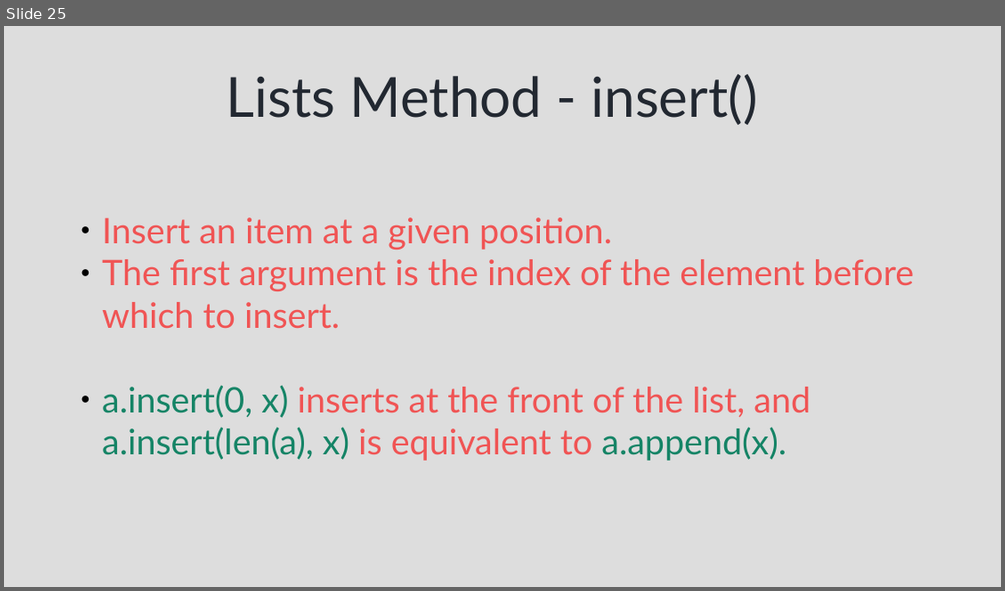
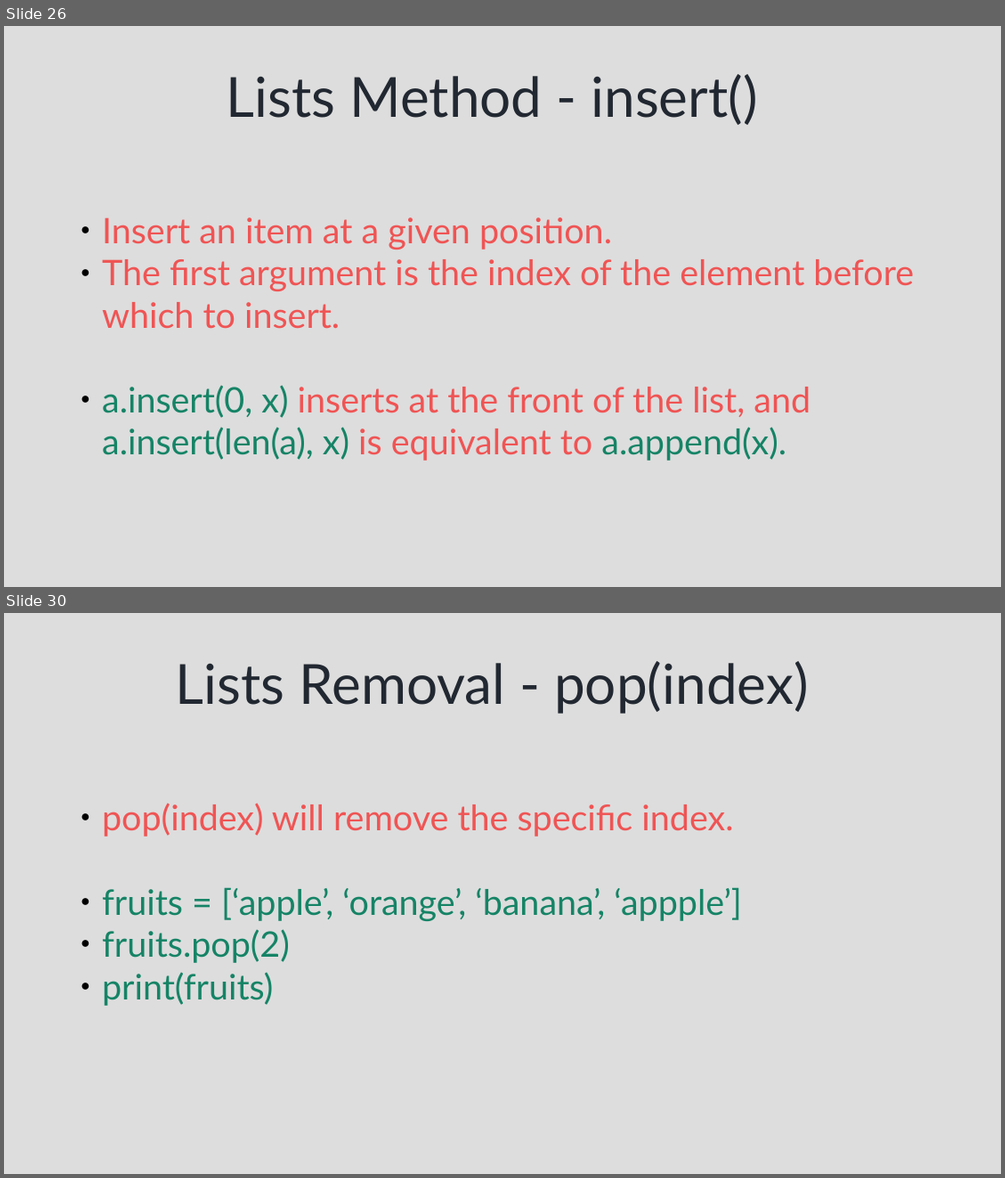
Before and after one commit to syedjafer/learnpythonwithus, a slide deck: session_8_ds_lists.odp. Shown one above the other, each under a label of ours: slide 25 before the commit, slides 26 and 30 after it; the slides between them are not shown. The pictures are 1005x591 and 1005x1178 pixels, drawn with LibreOffice and Linux fonts; fonts in the diff are those of the drawing. Boxes give left, top, right and bottom in pixels: in the first picture for what was removed or moved away, otherwise in the second. Text is boxed around its words. In the diff, an @@ line names an element or a change of style, - is before the commit and + after.

```diff
--- a/session_8_ds_lists.odp
+++ b/session_8_ds_lists.odp
@@ slide 30 added at [4, 613, 1001, 1174], background #DDDDDD @@
@@ title added at [176, 661, 808, 714], 44 pt, text #222831 @@
+Lists Removal - pop(index)
@@ text added at [102, 803, 742, 1005], 28 pt, text #158466 @@
+● pop(index) will remove the specific index.
+● fruits = [‘apple’, ‘orange’, ‘banana’, ‘appple’]
+● fruits.pop(2)
+● print(fruits)
@@ what was slide 25 is now slide 26 @@
```
Also in this commit, not shown: 3 slides changed, 9 other slides added, 6 other files.
